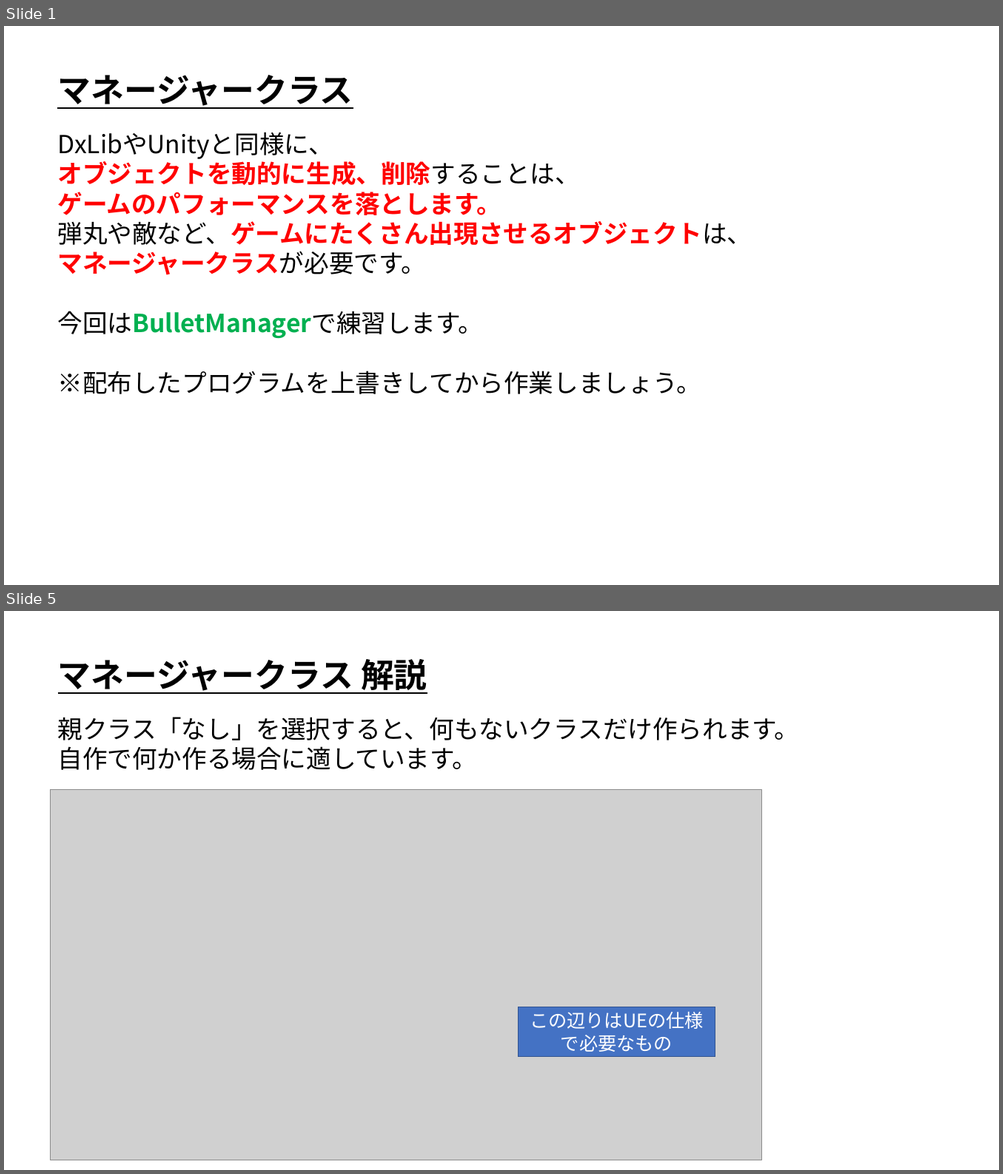
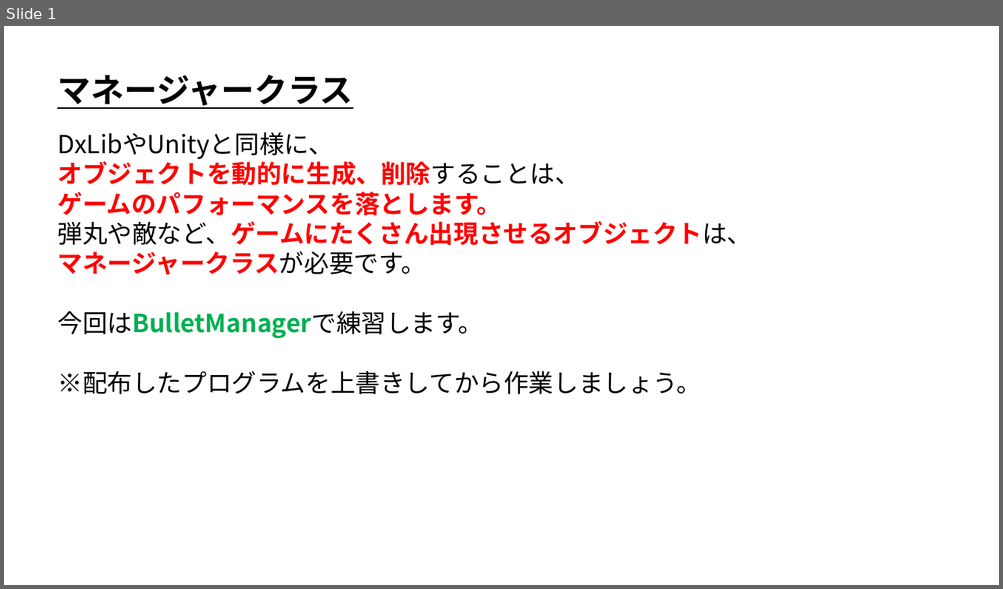
Before and after one commit to ArakiYusuke-Ohara/Textbook, a slide deck: ゲーム科3年/00_前期/ゲームエンジンⅤ/10_マネージャークラス.pptx. Shown one above the other, each under a label of ours: slides 1 and 5 before the commit, slide 1 after it; the slides between them are not shown. The pictures are 1003x1174 and 1003x589 pixels, drawn with LibreOffice and Linux fonts; fonts in the diff are those of the drawing; grey boxes stand for pictures. Boxes give left, top, right and bottom in pixels: in the first picture for what was removed or moved away, otherwise in the second. Text is boxed around its words. In the diff, an @@ line names an element or a change of style, - is before the commit and + after.

Commit message:
マネージャークラスを一新

```diff
--- a/ゲーム科3年/00_前期/ゲームエンジンⅤ/10_マネージャークラス.pptx
+++ b/ゲーム科3年/00_前期/ゲームエンジンⅤ/10_マネージャークラス.pptx
@@ slide 5 removed at (x1=4, y1=611, x2=999, y2=1170), background #FFFFFF @@
@@ text removed at (x1=58, y1=659, x2=427, y2=694) @@
-マネージャークラス 解説
@@ text removed at (x1=58, y1=717, x2=800, y2=770) @@
-親クラス「なし」を選択すると、何もないクラスだけ作られます。
-自作で何か作る場合に適しています。
@@ picture removed at (x1=51, y1=789, x2=761, y2=1160) @@
@@ rectangle removed at (x1=518, y1=1007, x2=714, y2=1056) @@
-この辺りはUEの仕様で必要なもの
```
Also in this commit, not shown: 5 slides changed, 2 slides added, 1 other slide removed, 8 other files.
